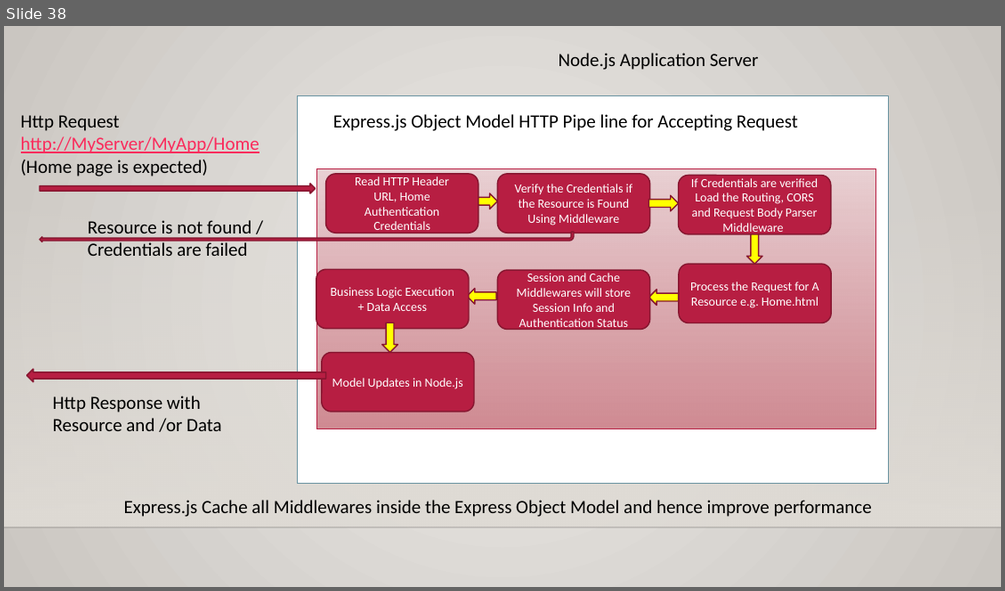
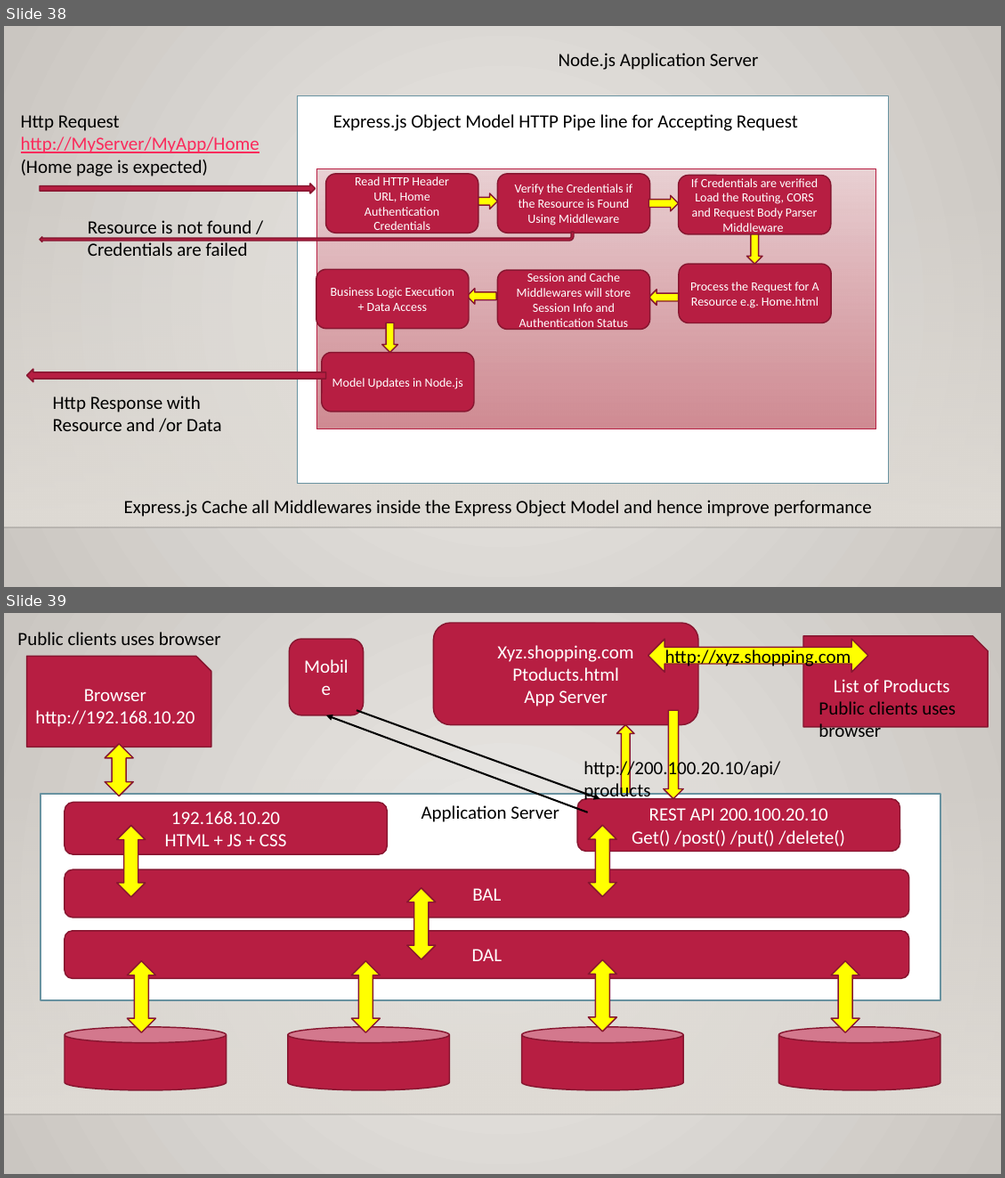
Before and after one commit to maheshsabnis/blazejan2021, a slide deck: Training_Notes_PPTs.pptx. Shown one above the other, each under a label of ours: slide 38 before the commit, slides 38 and 39 after it. The pictures are 1005x591 and 1005x1178 pixels, drawn with LibreOffice and Linux fonts; fonts in the diff are those of the drawing; background and template pictures are left out. Boxes give left, top, right and bottom in pixels: in the first picture for what was removed or moved away, otherwise in the second. Text is boxed around its words. In the diff, an @@ line names an element or a change of style, - is before the commit and + after.

```diff
--- a/Training_Notes_PPTs.pptx
+++ b/Training_Notes_PPTs.pptx
@@ slide 39 added at (4, 613, 1001, 1174), background gradient #ECEAE7 to #CAC7C1; not listed: 2 template elements that a slide beside it also shows @@
@@ text added at (17, 632, 221, 645), 18 pt, text #000000 @@
+Public clients uses browser
@@ rounded rectangle added at (289, 639, 363, 715), fill #B71E42, outline #871631 1.25 pt, 18 pt, text #FFFFFF @@
+Mobile
@@ rounded rectangle added at (433, 623, 698, 724), fill #B71E42, outline #871631 1.25 pt, 18 pt, text #FFFFFF @@
+Xyz.shopping.com
+Ptoducts.html
+App Server
@@ left right arrow added at (647, 639, 867, 672), fill #FFFF00, outline #871631 1.25 pt, 18 pt, text #000000 @@
+http://xyz.shopping.com
@@ snip rect added at (803, 636, 988, 728), fill #B71E42, outline #871631 1.25 pt, 18 pt, text #FFFFFF @@
+List of Products
@@ snip rect added at (26, 657, 211, 747), fill #B71E42, outline #871631 1.25 pt, 18 pt, text #FFFFFF @@
+Browser
+http://192.168.10.20
@@ arrow added from (587, 812) to (326, 715), #000000 1.75 pt @@
@@ arrow added from (356, 710) to (600, 799), #000000 1.75 pt @@
@@ down arrow added at (663, 710, 684, 798), fill #FFFF00, outline #871631 1.25 pt @@
@@ text added at (818, 701, 955, 743), 18 pt, text #000000 @@
+Public clients uses browser
@@ up down arrow added at (105, 744, 133, 796), fill #FFFF00, outline #871631 1.25 pt @@
@@ up arrow added at (617, 725, 634, 804), fill #FFFF00, outline #871631 1.25 pt @@
@@ text added at (583, 759, 780, 803), 18 pt, text #000000 @@
+http://200.100.20.10/api/products
@@ rectangle added at (40, 794, 941, 1000), fill #FFFFFF, outline #6892A0 1.25 pt @@
@@ rounded rectangle added at (577, 799, 900, 852), fill #B71E42, outline #871631 1.25 pt, 18 pt, text #FFFFFF @@
+REST API 200.100.20.10
+Get() /post() /put() /delete()
@@ rounded rectangle added at (65, 803, 387, 854), fill #B71E42, outline #871631 1.25 pt, 18 pt, text #FFFFFF @@
+192.168.10.20
+HTML + JS + CSS
@@ up down arrow added at (117, 826, 146, 897), fill #FFFF00, outline #871631 1.25 pt @@
@@ text added at (421, 805, 559, 822), 18 pt, text #000000 @@
+Application Server
@@ up down arrow added at (588, 826, 616, 897), fill #FFFF00, outline #871631 1.25 pt @@
@@ rounded rectangle added at (65, 869, 909, 917), fill #B71E42, outline #871631 1.25 pt, 18 pt, text #FFFFFF @@
+BAL
@@ up down arrow added at (407, 888, 436, 960), fill #FFFF00, outline #871631 1.25 pt @@
@@ rounded rectangle added at (65, 931, 909, 979), fill #B71E42, outline #871631 1.25 pt, 18 pt, text #FFFFFF @@
+DAL
@@ up down arrow added at (128, 961, 156, 1032), fill #FFFF00, outline #871631 1.25 pt @@
@@ up down arrow added at (352, 961, 380, 1032), fill #FFFF00, outline #871631 1.25 pt @@
@@ up down arrow added at (588, 960, 616, 1032), fill #FFFF00, outline #871631 1.25 pt @@
@@ up down arrow added at (831, 961, 859, 1032), fill #FFFF00, outline #871631 1.25 pt @@
@@ cylinder added at (65, 1027, 226, 1090), fill #B71E42, outline #871631 1.25 pt @@
@@ cylinder added at (288, 1027, 450, 1090), fill #B71E42, outline #871631 1.25 pt @@
@@ cylinder added at (521, 1027, 683, 1090), fill #B71E42, outline #871631 1.25 pt @@
@@ cylinder added at (778, 1027, 940, 1090), fill #B71E42, outline #871631 1.25 pt @@
```
Also in this commit, not shown: 1 slide changed, 2 other slides added, 4 other files.
